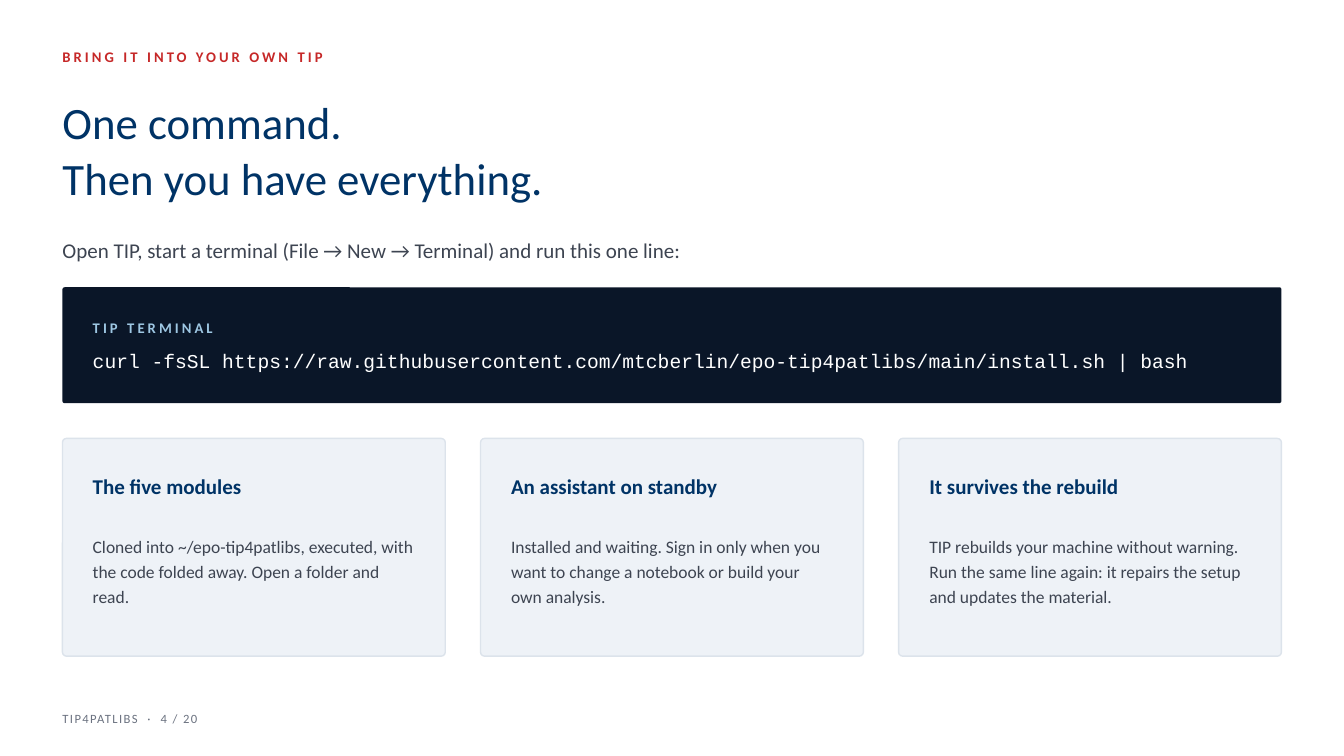
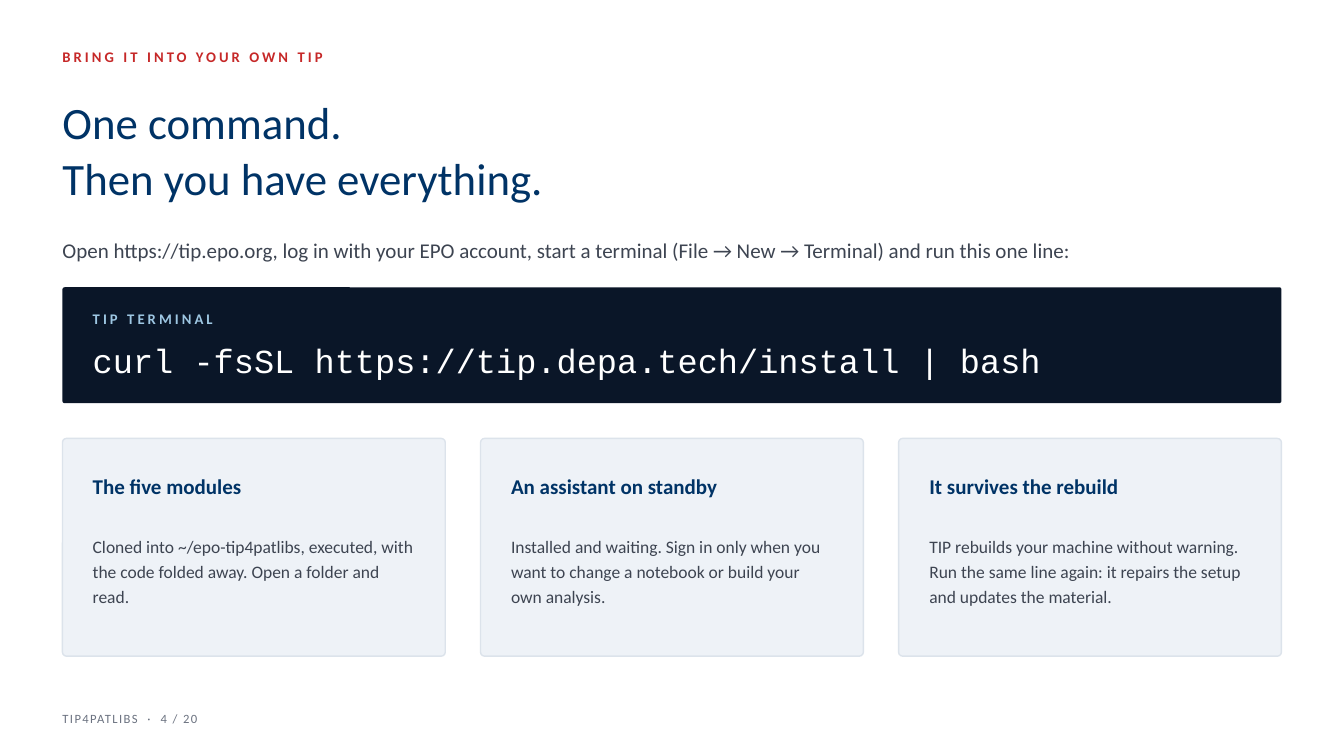
Before and after one commit to mtcberlin/epo-tip4patlibs, a slide deck: slide 4 of 9_misc/handouts/source/TIP4PATLIBS_1_Workshop_v4.pptx. Drawn at 1344x756 pixels with LibreOffice and Linux fonts; fonts in the diff are those of the drawing. Boxes give left, top, right and bottom in pixels: in the first picture for what was removed or moved away, otherwise in the second. Text is boxed around its words. In the diff, an @@ line names an element or a change of style, - is before the commit and + after.

```diff
--- a/9_misc/handouts/source/TIP4PATLIBS_1_Workshop_v4.pptx
+++ b/9_misc/handouts/source/TIP4PATLIBS_1_Workshop_v4.pptx
@@ text at (62,243,1070,262): text changed @@
-Open TIP, start a terminal (File → New → Terminal) and run this one line:
+Open https://tip.epo.org, log in with your EPO account, start a terminal (File → New → Terminal) and run this one line:
@@ text at (93,349,1041,380): text changed; size 14 to 24 pt @@
-curl -fsSL https://raw.githubusercontent.com/mtcberlin/epo-tip4patlibs/main/install.sh | bash
+curl -fsSL https://tip.depa.tech/install | bash
```
Also in this commit, not shown: 3 other files.
